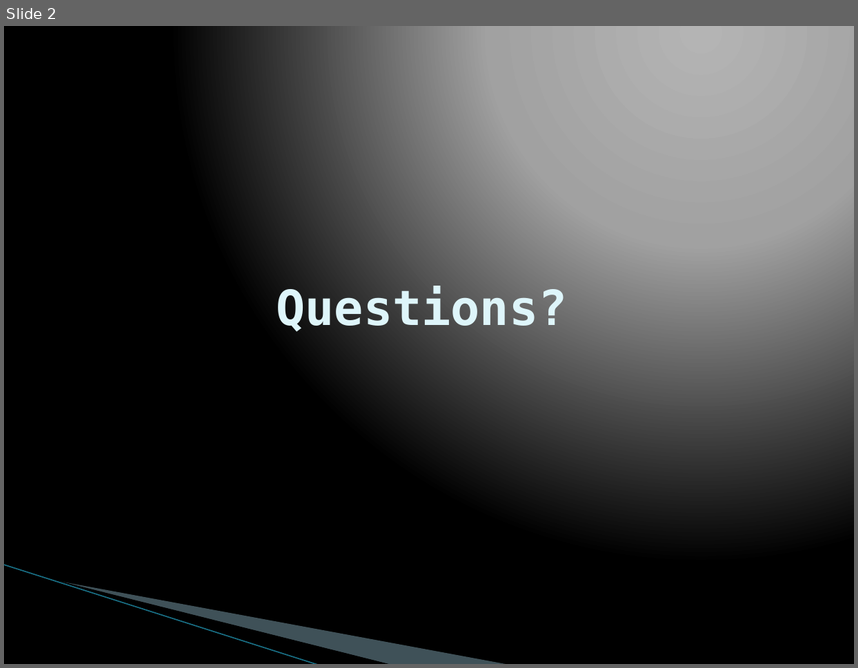
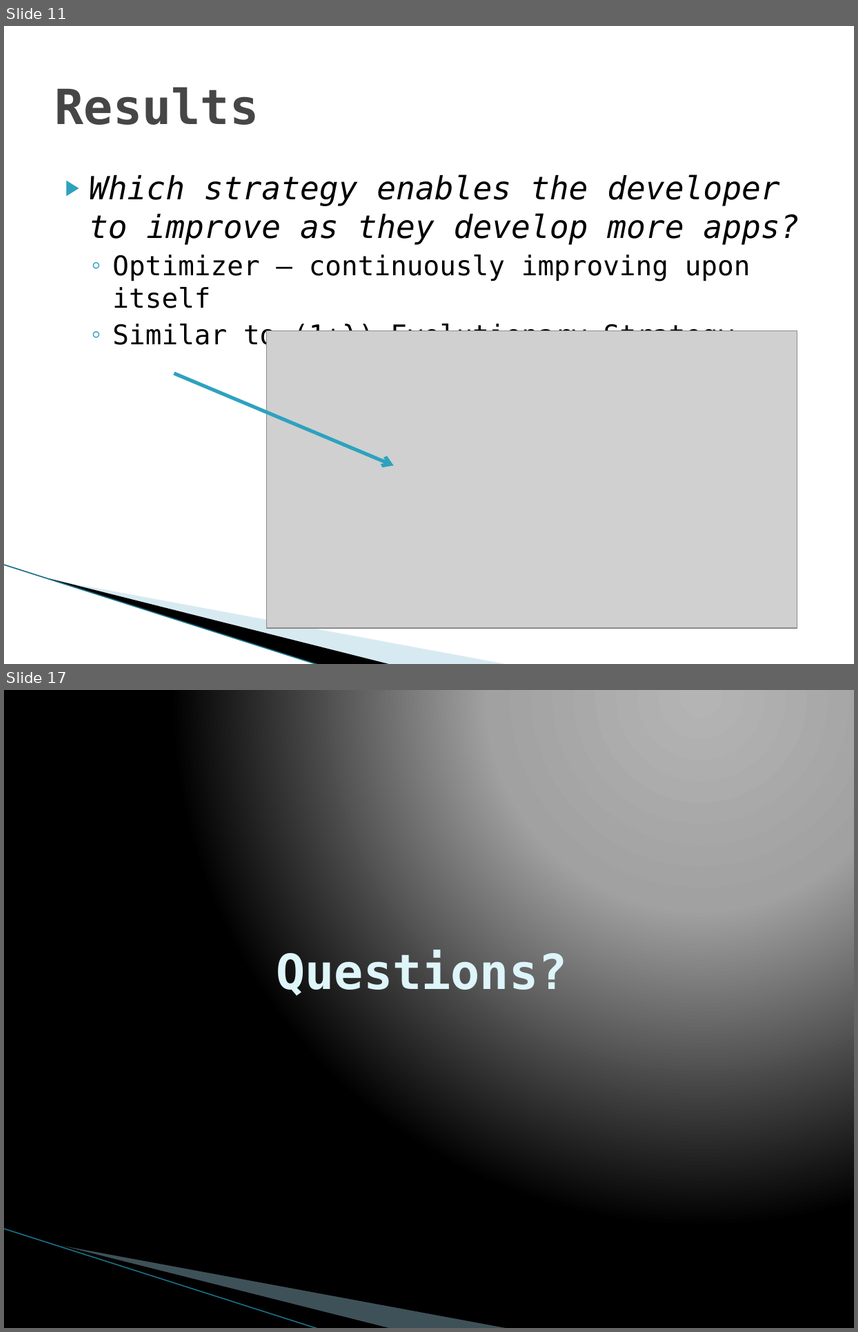
Before and after one commit to vfasburg/cse_848, a slide deck: paper/848_Paper_Presentation_Fasburg_Thomas.pptx. Shown one above the other, each under a label of ours: slide 2 before the commit, slides 11 and 17 after it; the slides between them are not shown. The pictures are 858x668 and 858x1332 pixels, drawn with LibreOffice and Linux fonts; fonts in the diff are those of the drawing; grey boxes stand for pictures; background and template pictures are left out. Boxes give left, top, right and bottom in pixels: in the first picture for what was removed or moved away, otherwise in the second. Text is boxed around its words. In the diff, an @@ line names an element or a change of style, - is before the commit and + after.

```diff
--- a/paper/848_Paper_Presentation_Fasburg_Thomas.pptx
+++ b/paper/848_Paper_Presentation_Fasburg_Thomas.pptx
@@ slide 11 added at (x1=4, y1=26, x2=854, y2=664), background #FFFFFF; not listed: 3 template elements that a slide beside it also shows @@
@@ title added at (x1=55, y1=87, x2=259, y2=125), 41 pt, text #464646, bold @@
+Results
@@ text added at (x1=89, y1=174, x2=799, y2=350), 23 pt, text #000000 @@
+▶ Which strategy enables the developer to improve as they develop more apps?
+  ◦ Optimizer – continuously improving upon itself
+  ◦ Similar to (1+λ) Evolutionary Strategy
@@ picture added at (x1=267, y1=330, x2=797, y2=628) @@
@@ arrow added from (174, 373) to (393, 466), #2DA2BF 3 pt @@
@@ what was slide 2 is now slide 17 @@
```
Also in this commit, not shown: 1 slide changed, 14 other slides added, 1 other file.
